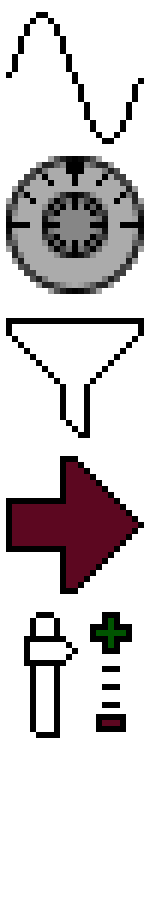
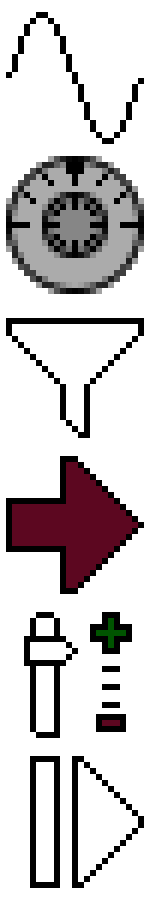
Layer changes from the first w=150, h=900 image to the second:
painted on "Layer #1" over bbox(30, 756, 144, 888)
